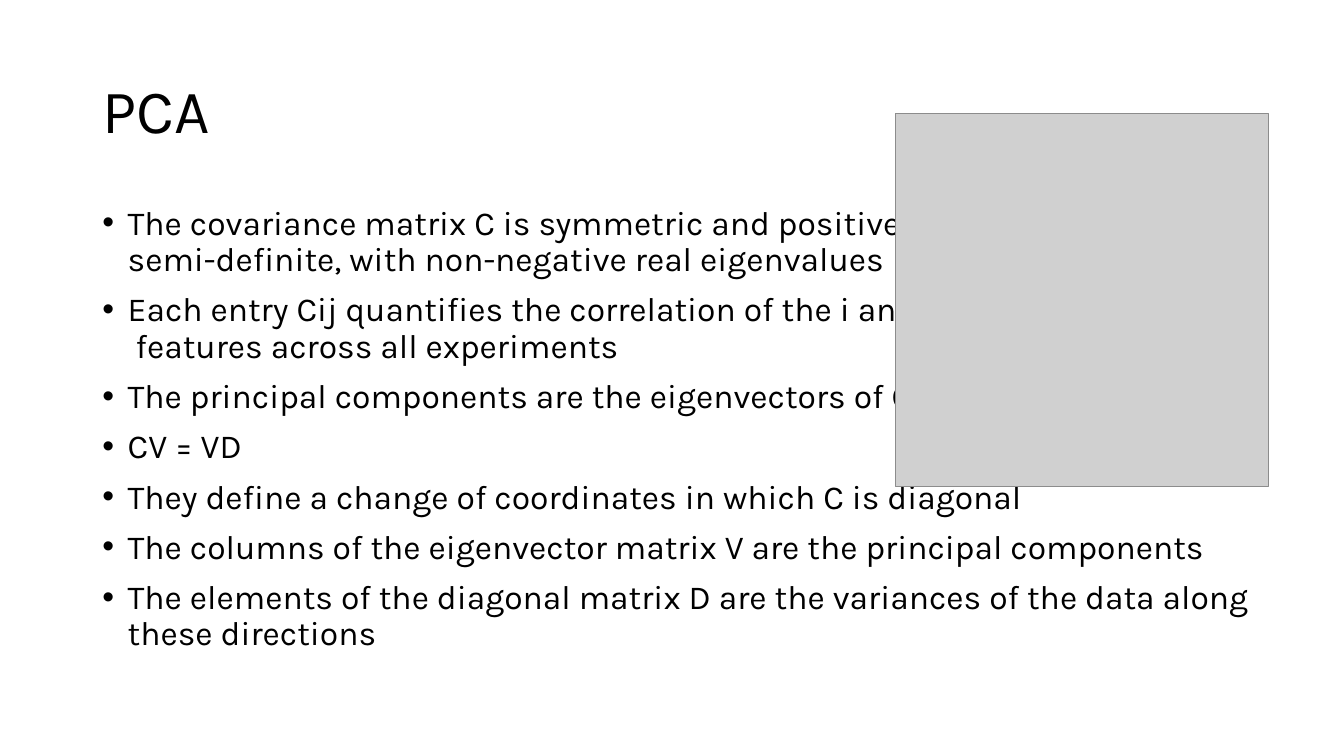
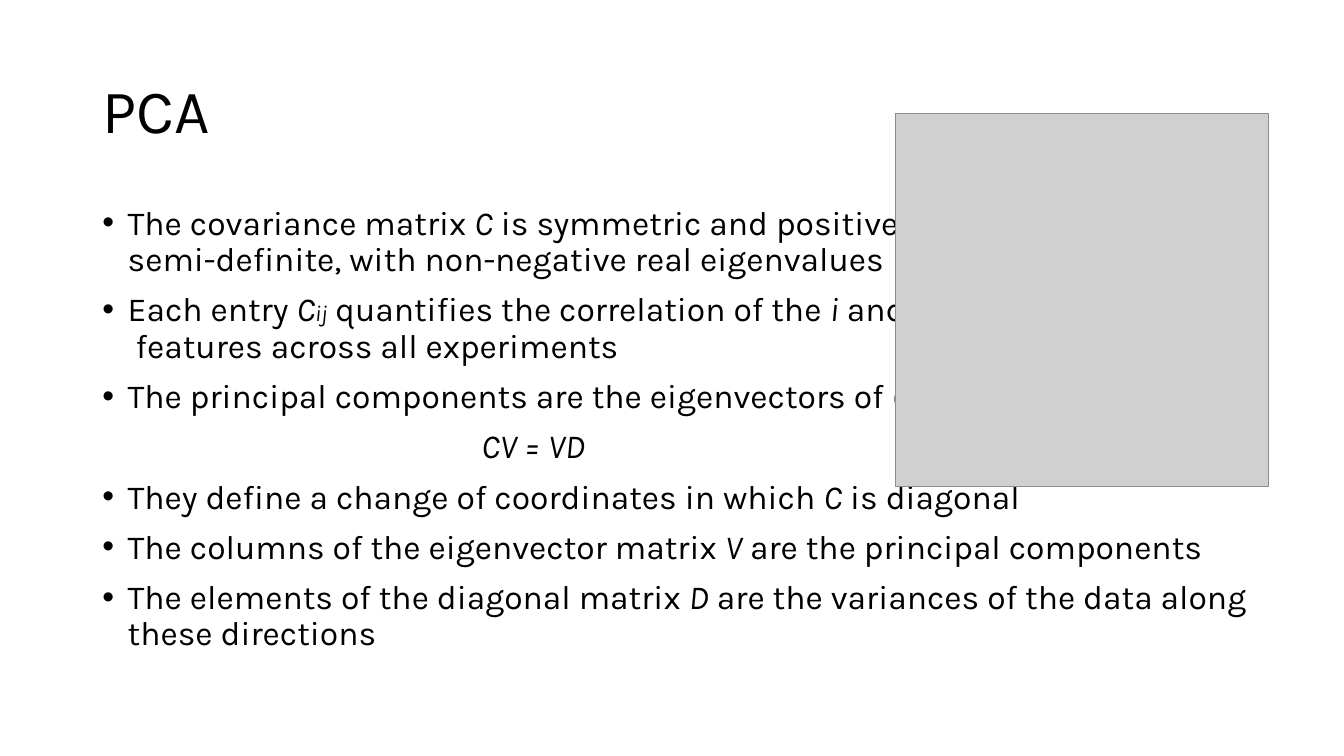
Before and after one commit to ICTP/SMR4077, a slide deck: slide 8 of DAY8/ML4HPC/slides/Magurele_2.pptx. Drawn at 1344x756 pixels with LibreOffice and Linux fonts; fonts in the diff are those of the drawing; grey boxes stand for pictures. Boxes give left, top, right and bottom in pixels: in the first picture for what was removed or moved away, otherwise in the second. Text is boxed around its words. In the diff, an @@ line names an element or a change of style, - is before the commit and + after.

```diff
--- a/DAY8/ML4HPC/slides/Magurele_2.pptx
+++ b/DAY8/ML4HPC/slides/Magurele_2.pptx
@@ text "The covariance matrix C is ..." at (128,205,1246,646): italic on in "C", "Cij i j", "C", "CV = VD" and 3 more places; size 24 to 16 pt in "Cij"; bullet • to none @@
```
Also in this commit, not shown: 3 other slides changed, 13 slides added, 4 other files.
